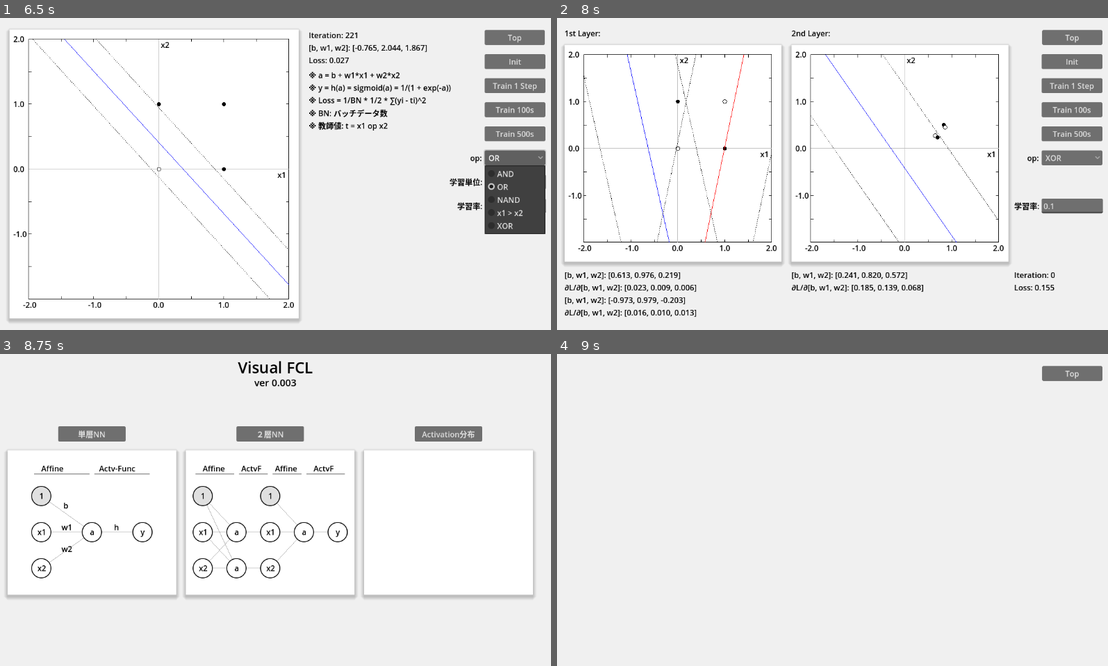
Above: before the commit, frames 1-4 (two rows, left to right).
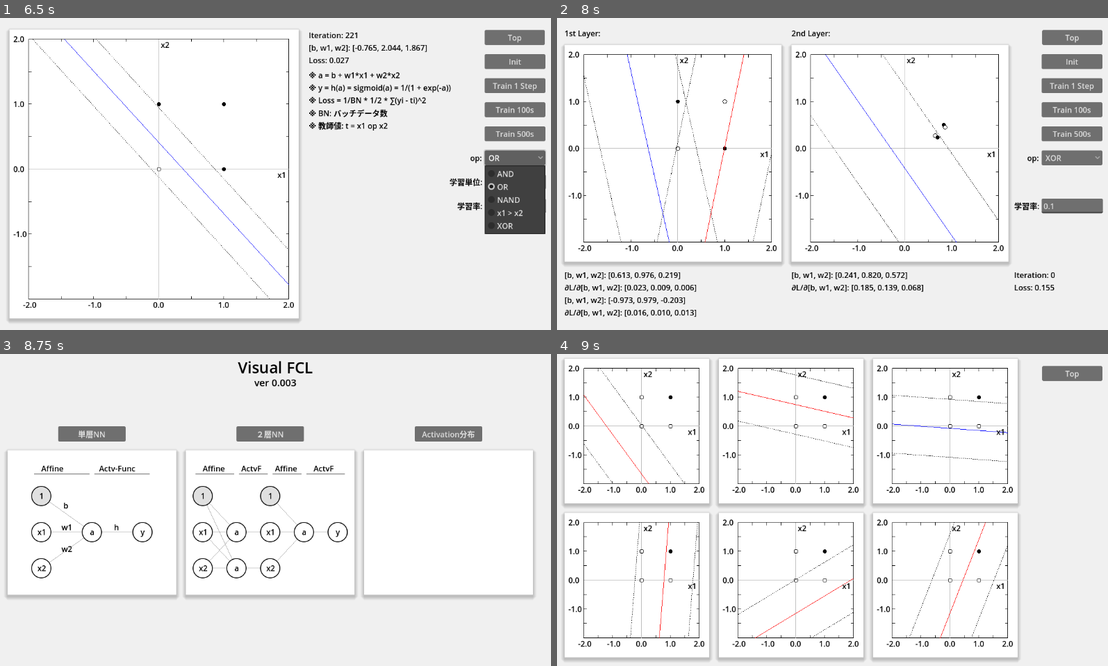
Above: after the commit, the same moments.

Repository: vivisuke/VisualFCL
Game: Godot game, scene res://top_scene.tscn
Two runs of this game, one before a commit and one after it. Both use one fixed random seed, a clock stepped at 60 frames per second and the inputs below.
Inputs:
- Up to frame 1 (6.5 s): click "単層NN" at 0.5 s; click "Init" at 1.25 s; click "Train 1 Step" at 2 s; click "Train 100s" at 2.75 s; click "Train 500s" at 3.5 s; click "AND" at 4.25 s; click "Mini Batch" at 5 s; click "OR" at 5.75 s
- Up to frame 2 (8 s): click "Top" at 6.5 s; click "２層NN" at 7.25 s
- Up to frame 3 (8.75 s): click "Top" at 8 s
- Up to frame 4 (9 s): click "Activation分布" at 8.75 s

Frames 1-3 are identical in both runs. In frame 4, 7.8% of the frame differs, in the area x 1-84%, y 1-99%.

Commit message:
0061 ◎ C 06/21 06/21 0.003│ToDo│Act分布シーン：グラフパネルx6 設置

Diff:
--- a/VisualFCL/activate_distri_scene.tscn
+++ b/VisualFCL/activate_distri_scene.tscn
@@ -1,6 +1,7 @@
-[gd_scene load_steps=2 format=3 uid="uid://dcvcr34qyhr6y"]
+[gd_scene load_steps=3 format=3 uid="uid://dcvcr34qyhr6y"]
 
 [ext_resource type="Script" path="res://scripts/activate_distri_scene.gd" id="1_qkpaq"]
+[ext_resource type="Script" path="res://scripts/GraphRect.gd" id="2_dpgsd"]
 
 [node name="ActivateDistriScene" type="Node2D"]
 script = ExtResource("1_qkpaq")
@@ -17,4 +18,46 @@
 offset_bottom = 56.0
 text = "Top"
 
+[node name="GraphRect_1" type="ColorRect" parent="."]
+offset_left = 20.0
+offset_top = 10.0
+offset_right = 320.0
+offset_bottom = 310.0
+script = ExtResource("2_dpgsd")
+
+[node name="GraphRect_2" type="ColorRect" parent="."]
+offset_left = 340.0
+offset_top = 10.0
+offset_right = 640.0
+offset_bottom = 310.0
+script = ExtResource("2_dpgsd")
+
+[node name="GraphRect_3" type="ColorRect" parent="."]
+offset_left = 660.0
+offset_top = 10.0
+offset_right = 960.0
+offset_bottom = 310.0
+script = ExtResource("2_dpgsd")
+
+[node name="GraphRect_4" type="ColorRect" parent="."]
+offset_left = 20.0
+offset_top = 330.0
+offset_right = 320.0
+offset_bottom = 630.0
+script = ExtResource("2_dpgsd")
+
+[node name="GraphRect_5" type="ColorRect" parent="."]
+offset_left = 340.0
+offset_top = 330.0
+offset_right = 640.0
+offset_bottom = 630.0
+script = ExtResource("2_dpgsd")
+
+[node name="GraphRect_6" type="ColorRect" parent="."]
+offset_left = 660.0
+offset_top = 330.0
+offset_right = 960.0
+offset_bottom = 630.0
+script = ExtResource("2_dpgsd")
+
 [connection signal="pressed" from="TopButton" to="." method="_on_top_button_pressed"]
Not shown, changed: VisualFCL.spr
